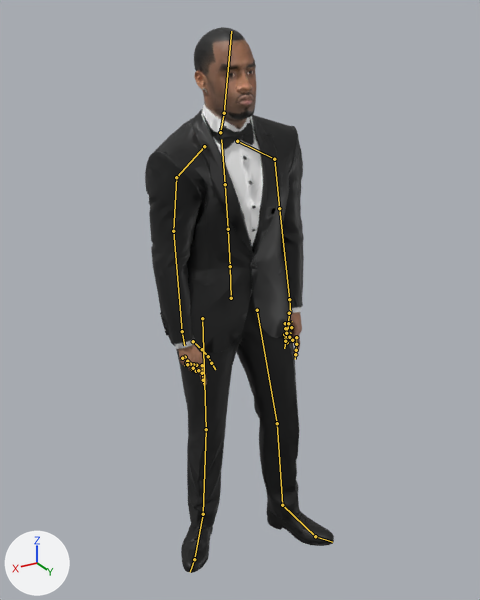
An edit to the glTF model Projects/StrongestInHistoryVsToday/res/Models/Characters/Player/sih_player.gltf, drawn before and after from the same camera.
Rendered twice from a 50 mm camera at (1.017, 1.748, 1.856) aimed at (-0.017, 0.026, 0.995). Every picture has the same lights, and +X, +Y and +Z are marked at lower left. The first picture is the older version. Both versions are drawn at frame 47 of the action 'Cast_Domain'; the numbers are the values there. The bones that change, and the others that lie on the model, are drawn over the model as lines.

Names of what the first picture shows: 'sih_player', 'sih_player_head'.
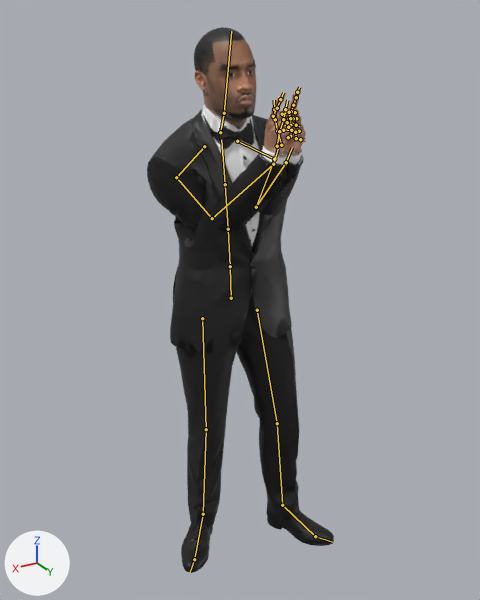
Pixel boxes [x1, y1, x2, y2] of what changed, in the pictures (480 x 600 px):
'sih_player', posed
    before: [145, 114, 334, 573]
    after: [147, 91, 334, 573]
bone 'UpperArm_L', root to tip
    before: (274, 159) to (279, 208)
    after: (274, 159) to (256, 207)
bone 'LowerArm_L', root to tip
    before: (279, 208) to (289, 299)
    after: (256, 207) to (286, 162)
bone 'Hand_L', root to tip
    before: (289, 299) to (290, 313)
    after: (286, 162) to (292, 147)
bone 'UpperArm_R', root to tip
    before: (176, 177) to (173, 231)
    after: (176, 177) to (212, 218)
bone 'LowerArm_R', root to tip
    before: (173, 231) to (182, 331)
    after: (212, 218) to (273, 164)
bone 'Hand_R', root to tip
    before: (182, 331) to (184, 345)
    after: (273, 164) to (278, 149)

What the commit changed:
Bone 'UpperArm_L' (bone_upperarm_l) turns from (20, 17, 12) to (48, 1, 37) degrees about its own x, y and z.
Bone 'LowerArm_L' (bone_lowerarm_l) turns from (-6, -1, -8) to (-15, 16, 94) degrees about its own x, y and z.
Bone 'Hand_L' (bone_hand_l) turns from (-4, -31, 9) to (-2, 29, 31) degrees about its own x, y and z.
Bone 'UpperArm_R' (bone_upperarm_r) turns from (12, -29, -9) to (43, -9, -48) degrees about its own x, y and z.
Bone 'LowerArm_R' (bone_lowerarm_r) turns from (-6, 0, 2) to (-22, -19, -83) degrees about its own x, y and z.
Bone 'Hand_R' (bone_hand_r) turns from (-3, 19, -6) to (-7, -26, -28) degrees about its own x, y and z.
